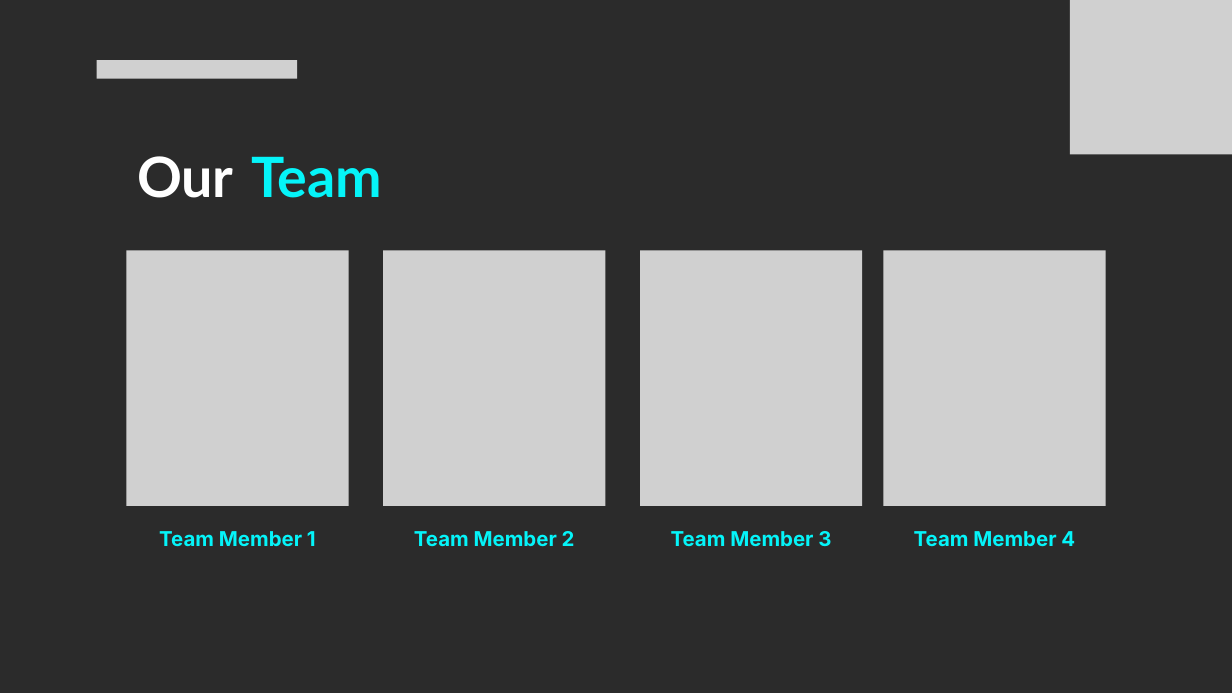
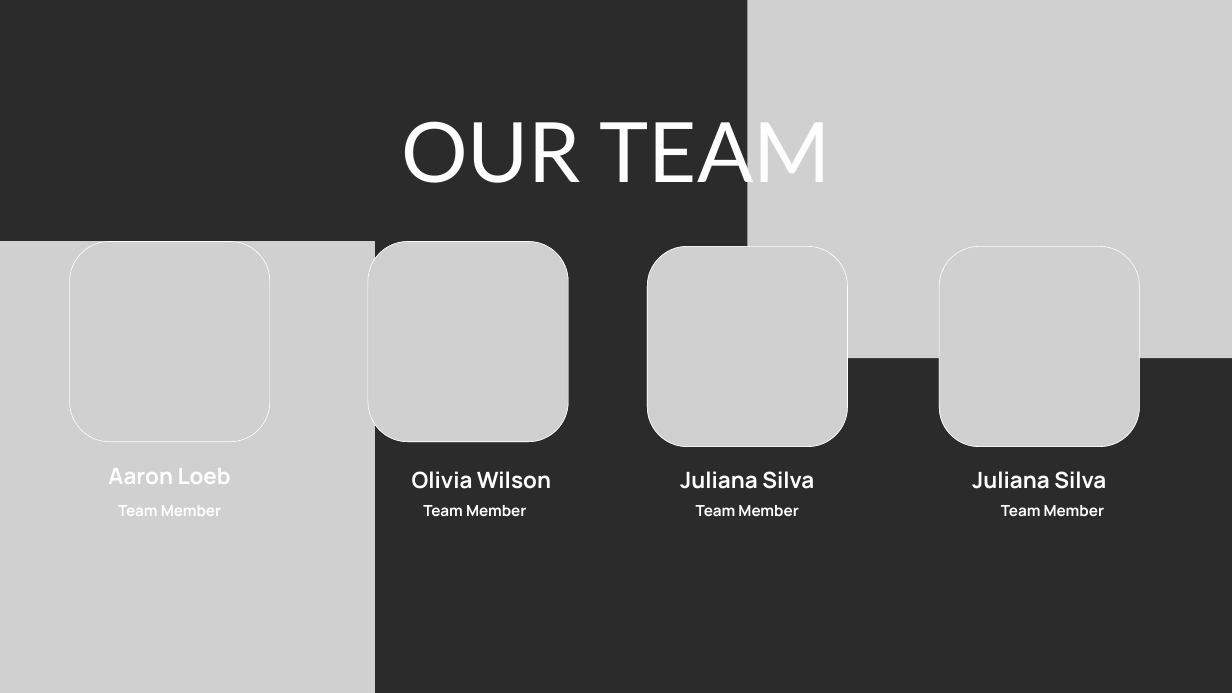
Before and after one commit to v1ggs-dev/oscillation-iete-tcet, a slide deck: slide 2 of src/assets/Oscillation Pitchdeck Template.pptx. Drawn at 1232x693 pixels with LibreOffice and Linux fonts; fonts in the diff are those of the drawing; grey boxes stand for pictures; background and template pictures are left out; a plain dark background stands for a picture behind light text. Boxes give left, top, right and bottom in pixels: in the first picture for what was removed or moved away, otherwise in the second. Text is boxed around its words. In the diff, an @@ line names an element or a change of style, - is before the commit and + after.

```diff
--- a/src/assets/Oscillation Pitchdeck Template.pptx
+++ b/src/assets/Oscillation Pitchdeck Template.pptx
@@ picture added at [747, 0, 1232, 359] @@
@@ picture added at [957, 0, 1232, 182] @@
@@ picture removed at [1070, 0, 1232, 155] @@
@@ picture removed at [97, 60, 298, 78] @@
@@ text at [401, 111, 831, 198]: text changed; size 65 to 97.3 pt; text colour #05F4F9 to #FFFFFF; bold off @@
-Team
+OUR TEAM
@@ text removed at [137, 156, 234, 198] @@
-Our
@@ picture added at [0, 241, 375, 693] @@
@@ picture: place and size @@
-picture at [145, 255, 330, 487]
+picture at [69, 241, 270, 442]
@@ freeform shape added at [69, 241, 270, 442], fill #FFFFFF @@
@@ picture removed at [126, 250, 349, 506] @@
@@ picture: place and size @@
-picture at [402, 255, 587, 487]
+picture at [368, 241, 569, 442]
@@ freeform shape added at [368, 241, 569, 442], fill #FFFFFF @@
@@ picture removed at [383, 250, 606, 506] @@
@@ picture removed at [640, 250, 862, 506] @@
@@ picture: place and size @@
-picture at [659, 255, 844, 487]
+picture at [647, 246, 848, 447]
@@ freeform shape added at [647, 246, 848, 447], fill #FFFFFF @@
@@ picture removed at [883, 250, 1106, 506] @@
@@ picture: place and size @@
-picture at [902, 255, 1087, 487]
+picture at [939, 246, 1140, 447]
@@ freeform shape added at [939, 246, 1140, 447], fill #FFFFFF @@
@@ text added at [108, 468, 231, 484], 26.2 pt, text #FFFFFF, bold @@
+Aaron Loeb
@@ text added at [412, 471, 551, 489], 26.2 pt, text #FFFFFF, bold @@
+Olivia Wilson
@@ text added at [680, 471, 814, 489], 26.2 pt, text #FFFFFF, bold @@
+Juliana Silva
@@ text added at [972, 471, 1106, 489], 26.2 pt, text #FFFFFF, bold @@
+Juliana Silva
@@ text at [118, 505, 221, 516]: text changed; size 23.9 to 17.9 pt; font Inter to Manrope; text colour #05F4F9 to #FFFFFF @@
-Team Member 1
+Team Member
@@ text at [423, 505, 526, 516]: text changed; size 23.9 to 17.9 pt; font Inter to Manrope; text colour #05F4F9 to #FFFFFF @@
-Team Member 2
+Team Member
@@ text at [696, 505, 798, 516]: text changed; size 23.9 to 17.9 pt; font Inter to Manrope; text colour #05F4F9 to #FFFFFF @@
-Team Member 3
+Team Member
@@ text at [1001, 505, 1104, 517]: text changed; size 23.9 to 17.9 pt; font Inter to Manrope; text colour #05F4F9 to #FFFFFF @@
-Team Member 4
+Team Member
```
Also in this commit, not shown: 4 other slides changed, 4 slides added, 4 slides removed.
